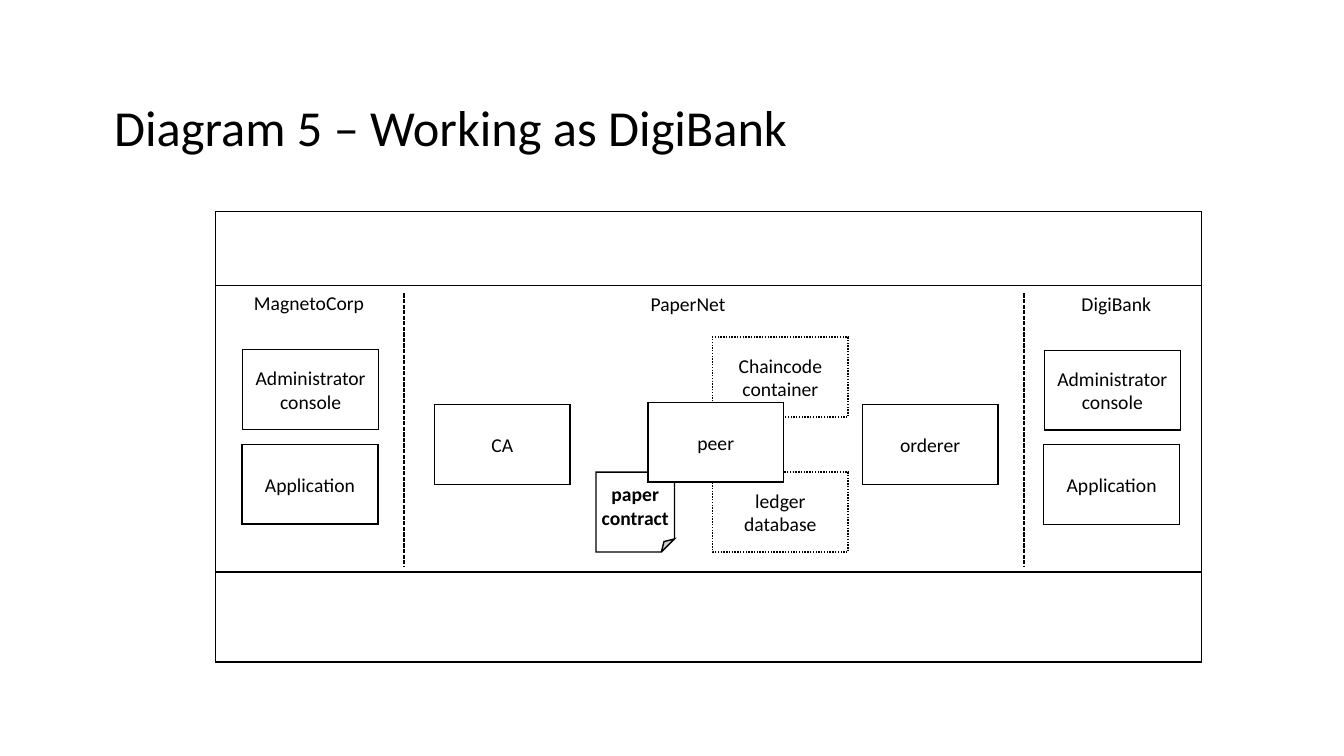
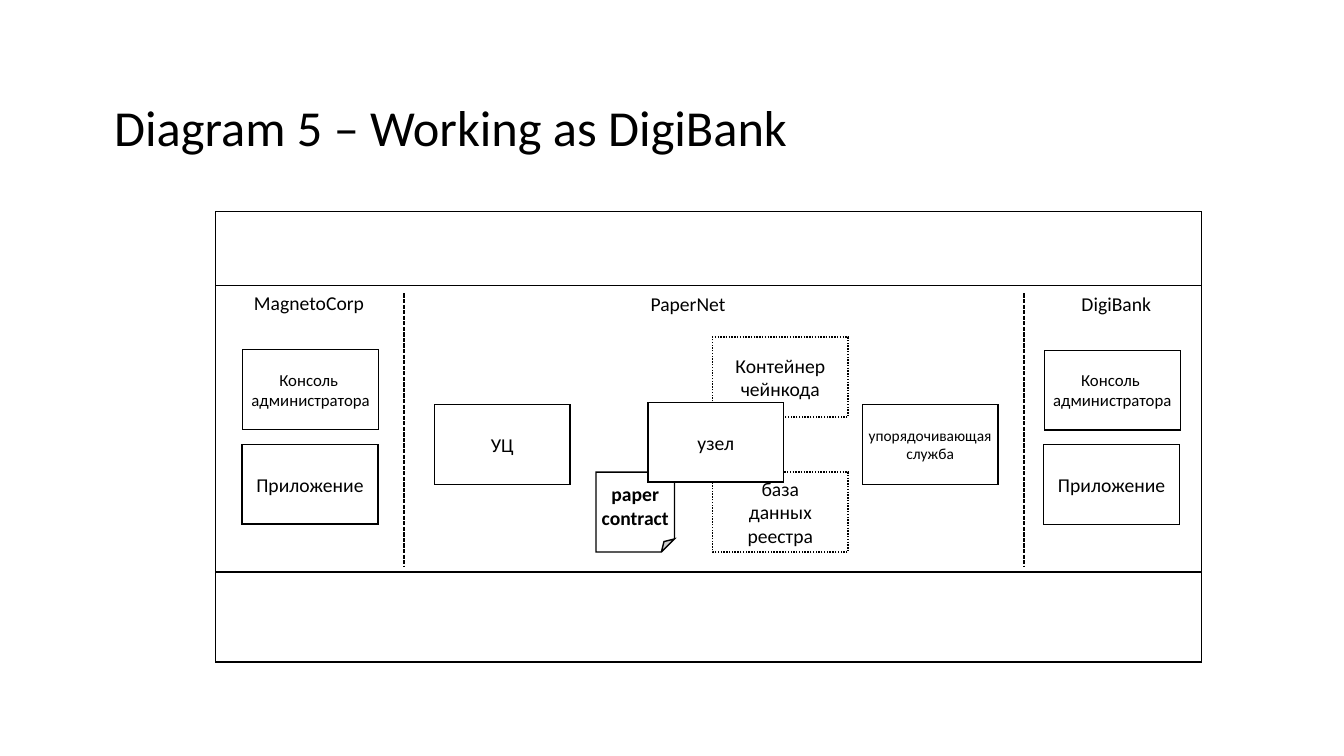
Before and after one commit to hyperledger/fabric-docs-i18n, a slide deck: slide 11 of docs/locale/ru_RU/source/tutorial/diagrams.pptx. Drawn at 1344x756 pixels with LibreOffice and Linux fonts; fonts in the diff are those of the drawing. Boxes give left, top, right and bottom in pixels: in the first picture for what was removed or moved away, otherwise in the second. Text is boxed around its words. In the diff, an @@ line names an element or a change of style, - is before the commit and + after.

```diff
--- a/docs/locale/ru_RU/source/tutorial/diagrams.pptx
+++ b/docs/locale/ru_RU/source/tutorial/diagrams.pptx
@@ text in rectangle at <box>735,359,825,400</box>: text changed @@
-Chaincode container
+Контейнер чейнкода
@@ text in rectangle at <box>251,375,369,409</box>: text changed; size 14 to 12 pt @@
-Administrator
-console
+Консоль
+администратора
@@ text in rectangle at <box>1053,375,1171,409</box>: text changed; size 14 to 12 pt @@
-Administrator console
+Консоль
+администратора
@@ text in rectangle at <box>491,439,514,455</box>: text changed @@
-CA
+УЦ
@@ text in rectangle at <box>697,440,734,453</box>: text changed @@
-peer
+узел
@@ text in rectangle at <box>869,433,992,462</box>: text changed; size 14 to 11 pt @@
-orderer
+упорядочивающая служба
@@ text in rectangle at <box>256,479,363,495</box>: text changed @@
-Application
+Приложение
@@ text in rectangle at <box>1058,479,1165,495</box>: text changed @@
-Application
+Приложение
@@ text in rectangle at <box>748,480,813,546</box>: text changed @@
-ledger database
+база
+данных
+реестра
```
Also in this commit, not shown: 11 other slides changed, 12 other files.
